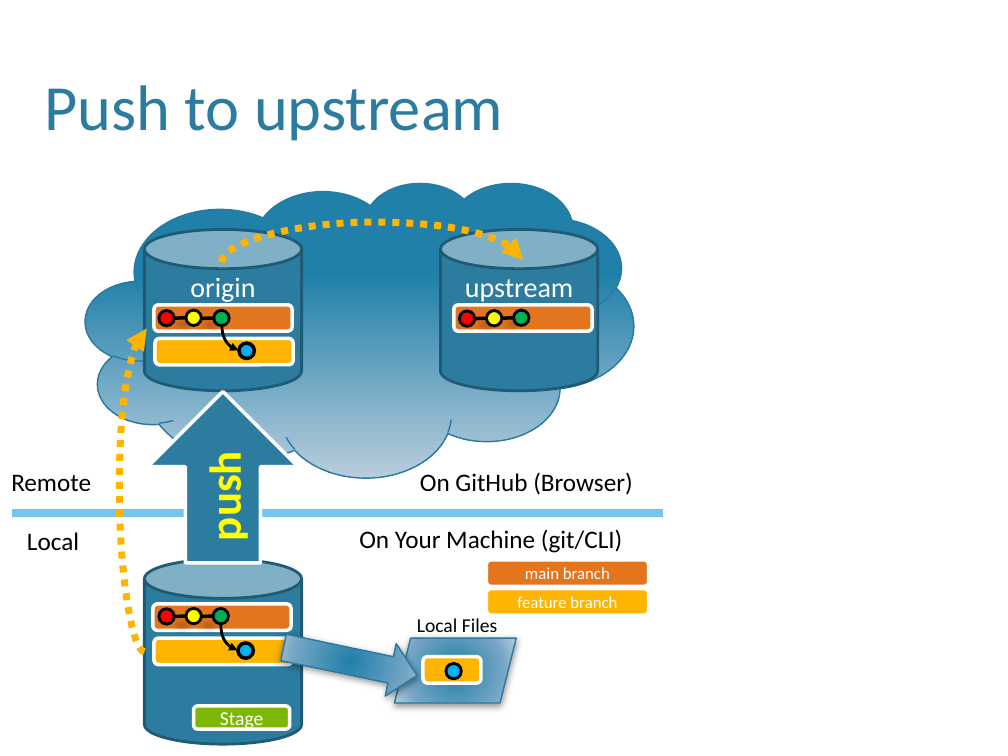
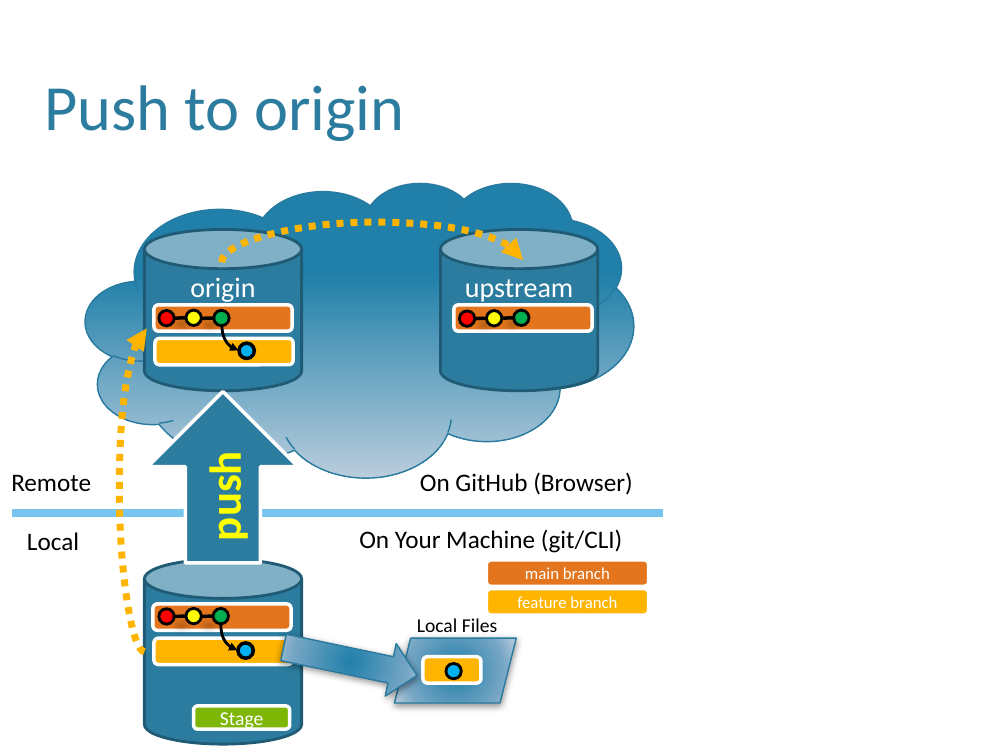
Before and after one commit to wpgoble/comp190, a slide deck: slide 24 of docs/materials/07-GitHub-OLD-copy.pptx. Drawn at 1008x756 pixels with LibreOffice and Linux fonts; fonts in the diff are those of the drawing; background and template pictures are left out. Boxes give left, top, right and bottom in pixels: in the first picture for what was removed or moved away, otherwise in the second. Text is boxed around its words. In the diff, an @@ line names an element or a change of style, - is before the commit and + after.

Commit message:
updates

```diff
--- a/docs/materials/07-GitHub-OLD-copy.pptx
+++ b/docs/materials/07-GitHub-OLD-copy.pptx
@@ title at box(44, 85, 404, 141): text changed @@
-Push to upstream
+Push to origin
```
Also in this commit, not shown: 1 slide added.
